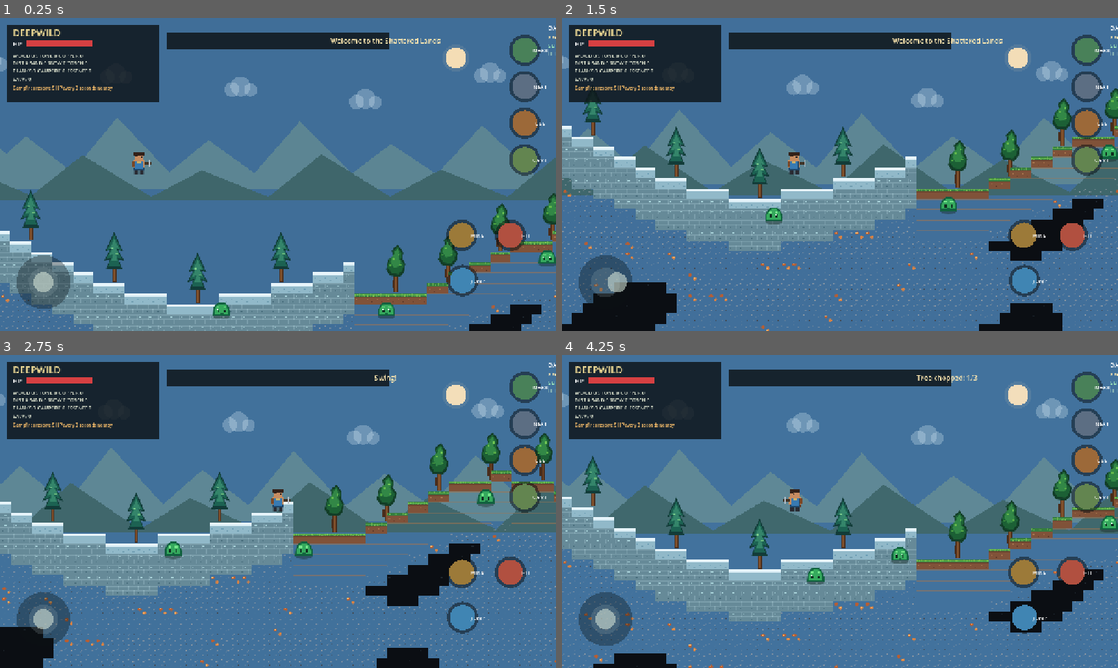
Above: before the commit, frames 1-4 (two rows, left to right).
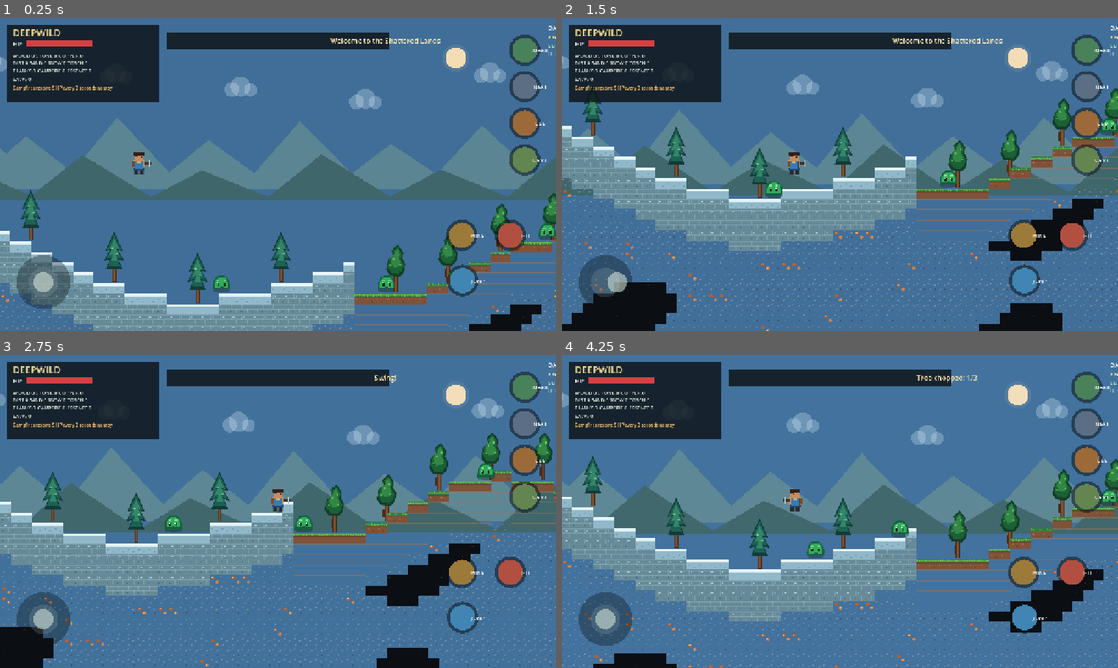
Above: after the commit, the same moments.

Repository: filesgloom-png/DEEPWILD-Shattered-Lands
Game: Godot game, scene res://scenes/main.tscn
Same seed, same stepped clock (60 frames per second), same inputs: the game is played once before the commit and once after it.
Inputs (mouse positions are in pixels of both pictures, inside the frame that each line leads up to):
- Up to frame 1 (0.25 s): no input
- Up to frame 2 (1.5 s): tap Enter (ui_accept) at 0.5, 0.77 s; move the mouse to (962, 158) at 0.52 s; hold Right (ui_right) 0.53-1.25 s; hold E 0.53-1.25 s; click (962, 158) at 0.67 s; drag from (728, 190) to (812, 237) at 1.27 s
- Up to frame 3 (2.75 s): move the mouse to (333, 442) at 2.02 s; hold Right (ui_right) from 2.03 s (still down); tap X at 2.1 s
- Up to frame 4 (4.25 s): release Right (ui_right) at 2.75 s; drag from (812, 574) to (673, 464) at 2.77 s; move the mouse to (1006, 558) at 3.52 s; hold Left (ui_left) from 3.53 s (still down); tap F at 3.6 s; tap Enter (ui_accept) at 3.77 s

The runs differ from the first frame. In frame 1, 0.8% of the frame differs, in the area x 38-100%, y 65-96%; in frame 2, 0.8%; in frame 3, 0.9%, in the area x 29-89%, y 34-66%; in frame 4, 0.9%.

Commit message:
Align slime atlas sprite to world ground position

Diff:
--- a/scripts/main.gd
+++ b/scripts/main.gd
@@ -709,7 +709,7 @@
 func _draw_slimes() -> void:
 	for slime in slimes:
 		var p := slime - camera_offset
-		draw_texture_rect_region(CREATURE_ATLAS, Rect2(p.x - 24, p.y - 37, 48, 120), Rect2(144, 0, 48, 120))
+		draw_texture_rect_region(CREATURE_ATLAS, Rect2(p.x - 24, p.y - 30, 48, 48), Rect2(144, 68, 48, 48))
 
 func _draw_hud(size: Vector2) -> void:
 	draw_rect(Rect2(16, 16, 350, 178), Color(0.055, 0.08, 0.10, 0.84))
